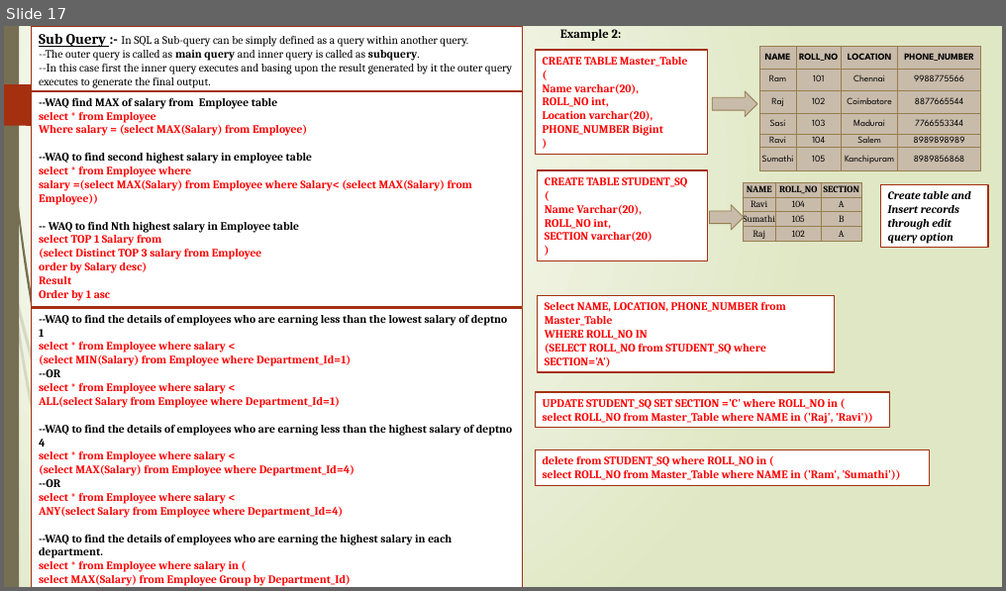
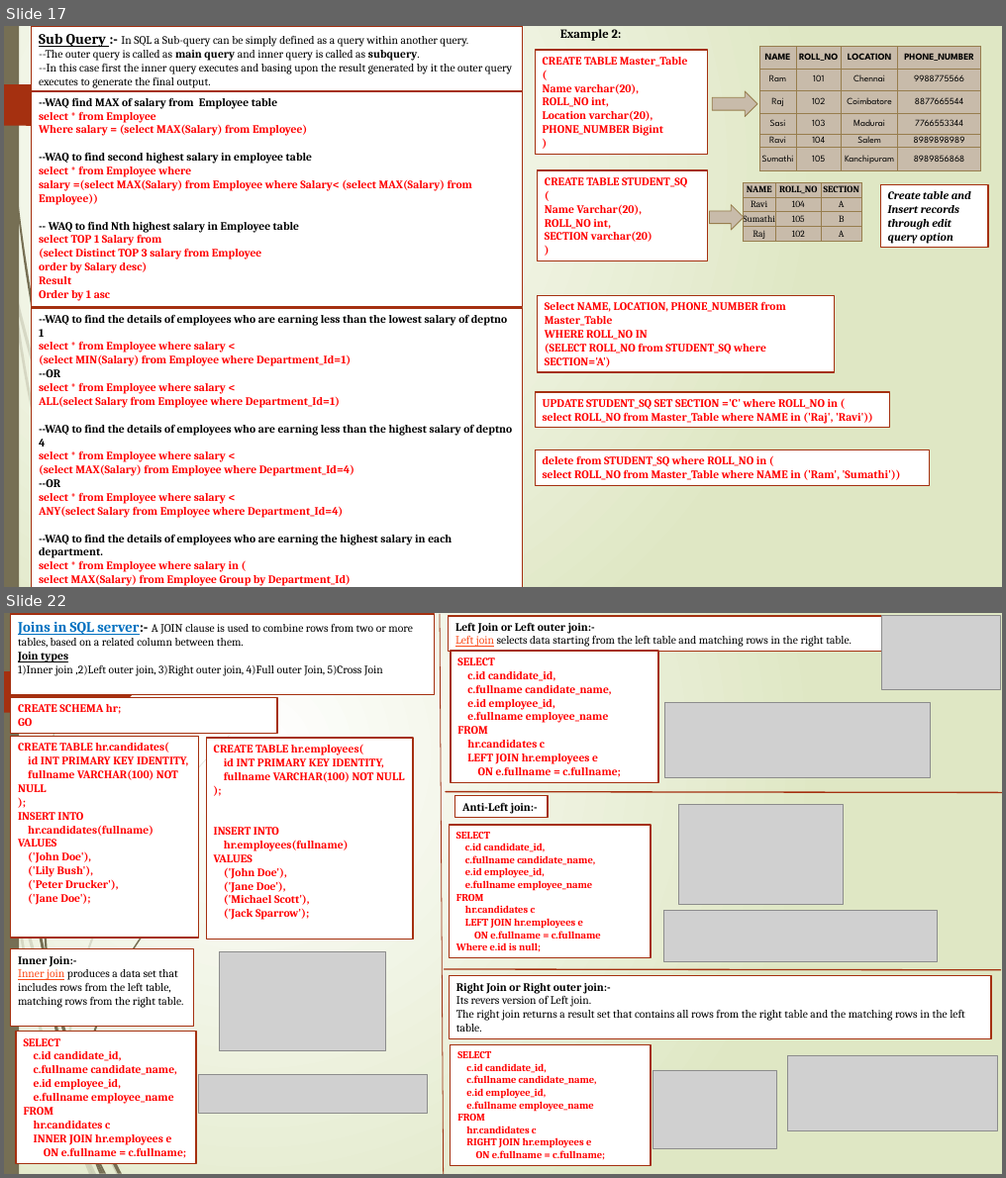
Before and after one commit to tanajisulagave/SQL-Server, a slide deck: SQL Server/SQL_PPT.pptx. Shown one above the other, each under a label of ours: slide 17 before the commit, slides 17 and 22 after it; the slides between them are not shown. The pictures are 1006x591 and 1006x1178 pixels, drawn with LibreOffice and Linux fonts; fonts in the diff are those of the drawing; grey boxes stand for pictures. Boxes give left, top, right and bottom in pixels: in the first picture for what was removed or moved away, otherwise in the second. Text is boxed around its words. In the diff, an @@ line names an element or a change of style, - is before the commit and + after.

```diff
--- a/SQL Server/SQL_PPT.pptx
+++ b/SQL Server/SQL_PPT.pptx
@@ slide 22 added at (4, 613, 1002, 1174), background gradient #FFFFFF to #DFE8C4; not listed: 9 template elements that a slide beside it also shows @@
@@ rectangle added at (11, 614, 435, 694), fill #FFFFFF, outline #A53010 1.25 pt, 11 pt, text #000000 @@
+Joins in SQL server:- A JOIN clause is used to combine rows from two or more tables, based on a related column between them.
+Join types
+1)Inner join ,2)Left outer join, 3)Right outer join, 4)Full outer Join, 5)Cross Join
@@ line added from (440, 614) to (444, 1174), #9E2E0F 0.75 pt @@
@@ rectangle added at (448, 616, 881, 652), fill #FFFFFF, outline #A53010 1.25 pt, 11 pt, text #000000 @@
+Left Join or Left outer join:-
+Left join selects data starting from the left table and matching rows in the right table.
@@ picture added at (882, 615, 1001, 689) @@
@@ rectangle added at (450, 651, 658, 783), fill #FFFFFF, outline #A53010 1.25 pt, 11 pt, text #FF0000, bold @@
+SELECT
+c.id candidate_id,
+c.fullname candidate_name,
+e.id employee_id,
+e.fullname employee_name
+FROM
+hr.candidates c
+LEFT JOIN hr.employees e
+ON e.fullname = c.fullname;
@@ rectangle added at (11, 697, 277, 733), fill #FFFFFF, outline #A53010 1.25 pt, 11 pt, text #FF0000, bold @@
+CREATE SCHEMA hr;
+GO
@@ picture added at (665, 703, 930, 778) @@
@@ rectangle added at (11, 737, 199, 938), fill #FFFFFF, outline #A53010 1.25 pt, 11 pt, text #FF0000, bold @@
+CREATE TABLE hr.candidates(
+id INT PRIMARY KEY IDENTITY,
+fullname VARCHAR(100) NOT NULL
+);
+INSERT INTO
+hr.candidates(fullname)
+VALUES
+('John Doe'),
+('Lily Bush'),
+('Peter Drucker'),
+('Jane Doe');
@@ rectangle added at (206, 738, 413, 940), fill #FFFFFF, outline #A53010 1.25 pt, 11 pt, text #FF0000, bold @@
+CREATE TABLE hr.employees(
+id INT PRIMARY KEY IDENTITY,
+fullname VARCHAR(100) NOT NULL
+);
+INSERT INTO
+hr.employees(fullname)
+VALUES
+('John Doe'),
+('Jane Doe'),
+('Michael Scott'),
+('Jack Sparrow');
@@ line added from (446, 792) to (1002, 792), #A53010 1.25 pt @@
@@ rectangle added at (455, 796, 548, 817), fill #FFFFFF, outline #A53010 1.25 pt, 11 pt, text #000000, bold @@
+Anti-Left join:-
@@ picture added at (678, 805, 844, 905) @@
@@ rectangle added at (449, 825, 650, 959), fill #FFFFFF, outline #A53010 1.25 pt, 10 pt, text #FF0000, bold @@
+SELECT
+c.id candidate_id,
+c.fullname candidate_name,
+e.id employee_id,
+e.fullname employee_name
+FROM
+hr.candidates c
+LEFT JOIN hr.employees e
+ON e.fullname = c.fullname
+Where e.id is null;
@@ picture added at (663, 911, 938, 961) @@
@@ rectangle added at (11, 950, 194, 1027), fill #FFFFFF, outline #A53010 1.25 pt, 11 pt, text #000000 @@
+Inner Join:-
+Inner join produces a data set that includes rows from the left table, matching rows from the right table.
@@ picture added at (220, 953, 386, 1052) @@
@@ line added from (445, 969) to (1001, 970), #A53010 1.25 pt @@
@@ rectangle added at (449, 976, 991, 1039), fill #FFFFFF, outline #A53010 1.25 pt, 11 pt, text #000000 @@
+Right Join or Right outer join:-
+Its revers version of Left join.
+The right join returns a result set that contains all rows from the right table and the matching rows in the left table.
@@ rectangle added at (16, 1032, 196, 1164), fill #FFFFFF, outline #A53010 1.25 pt, 11 pt, text #FF0000, bold @@
+SELECT
+c.id candidate_id,
+c.fullname candidate_name,
+e.id employee_id,
+e.fullname employee_name
+FROM
+hr.candidates c
+INNER JOIN hr.employees e
+ON e.fullname = c.fullname;
@@ rectangle added at (450, 1045, 650, 1166), fill #FFFFFF, outline #A53010 1.25 pt, 10 pt, text #FF0000, bold @@
+SELECT
+c.id candidate_id,
+c.fullname candidate_name,
+e.id employee_id,
+e.fullname employee_name
+FROM
+hr.candidates c
+RIGHT JOIN hr.employees e
+ON e.fullname = c.fullname;
@@ picture added at (788, 1056, 997, 1131) @@
@@ picture added at (199, 1075, 428, 1114) @@
@@ picture added at (653, 1070, 776, 1150) @@
@@ group added at (70, 1059, 120, 1174): 4 freeform shapes @@
@@ group added at (46, 950, 122, 1174): 7 freeform shapes @@
```
Also in this commit, not shown: 5 slides changed, 2 other slides added.
